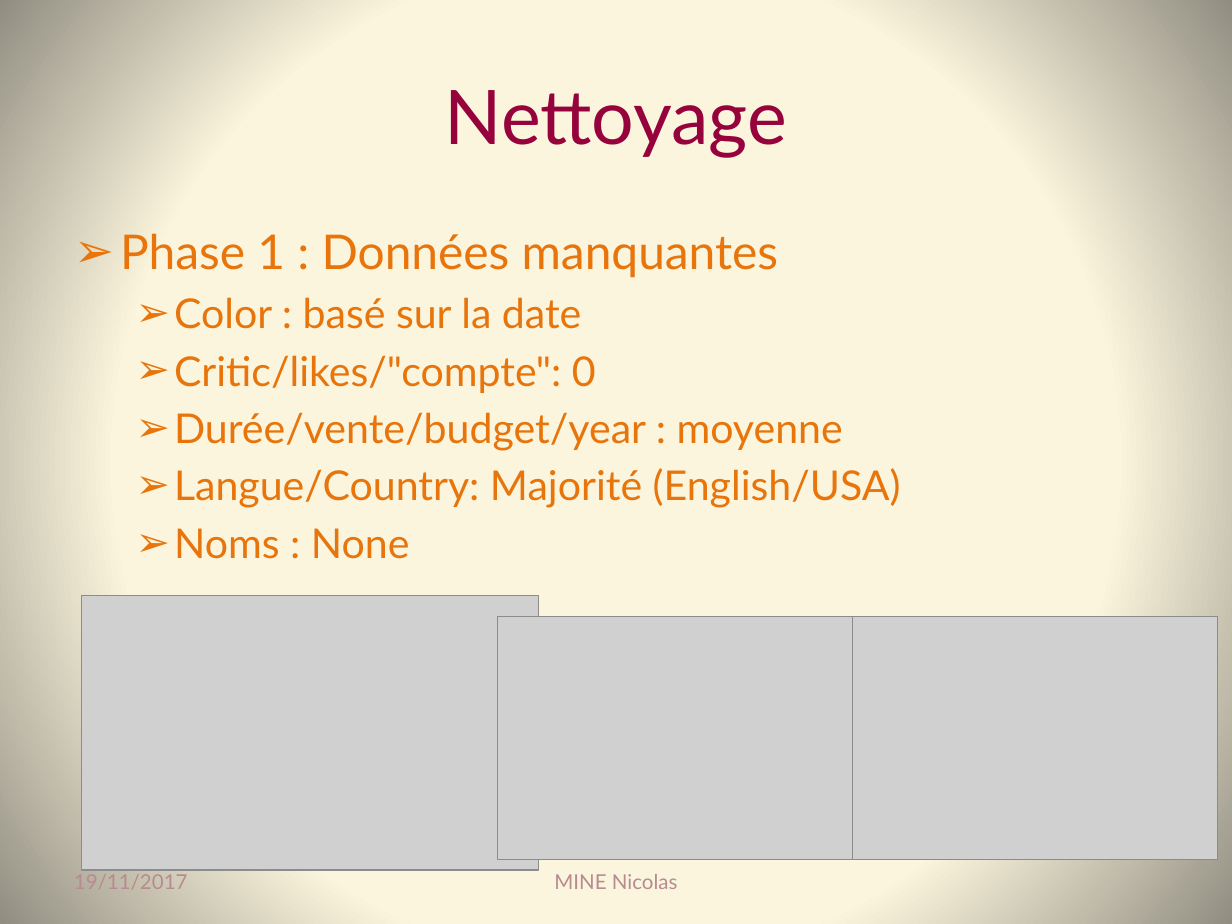
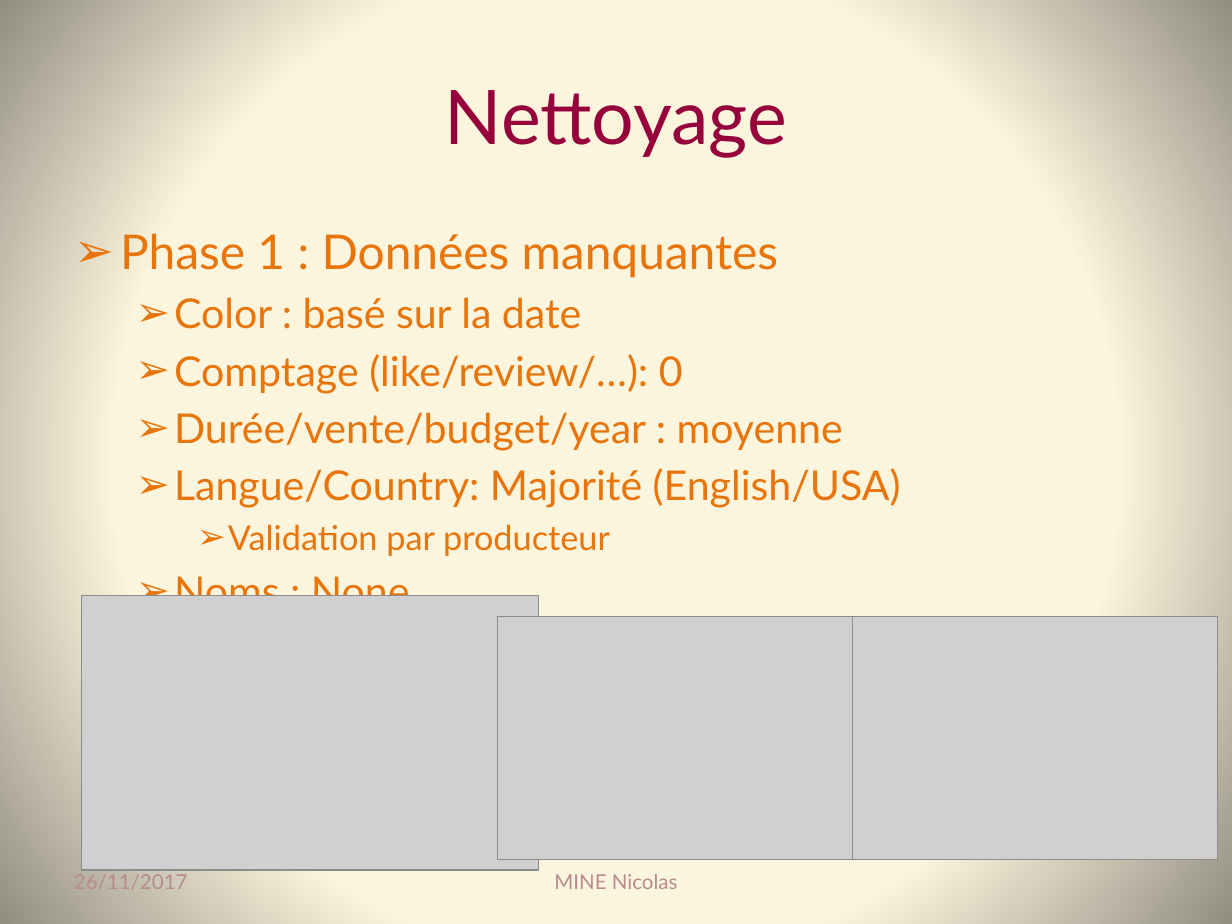
Before and after one commit to Coni63/OC_DS, a slide deck: slide 4 of P3/Presentation-projet_3.pptx. Drawn at 1232x924 pixels with LibreOffice and Linux fonts; fonts in the diff are those of the drawing; grey boxes stand for pictures. Boxes give left, top, right and bottom in pixels: in the first picture for what was removed or moved away, otherwise in the second. Text is boxed around its words. In the diff, an @@ line names an element or a change of style, - is before the commit and + after.

```diff
--- a/P3/Presentation-projet_3.pptx
+++ b/P3/Presentation-projet_3.pptx
@@ text at [174,354,683,393]: text changed @@
-  ➢ Critic/likes/"compte": 0
+  ➢ Comptage (like/review/…): 0
@@ text at [228,524,610,556]: paragraph added @@
+    ➢ Validation par producteur
@@ text at [74,874,188,889]: text changed @@
-19/11/2017
+26/11/2017
```
Also in this commit, not shown: 17 other slides changed, 2 slides added, 10 other files.
